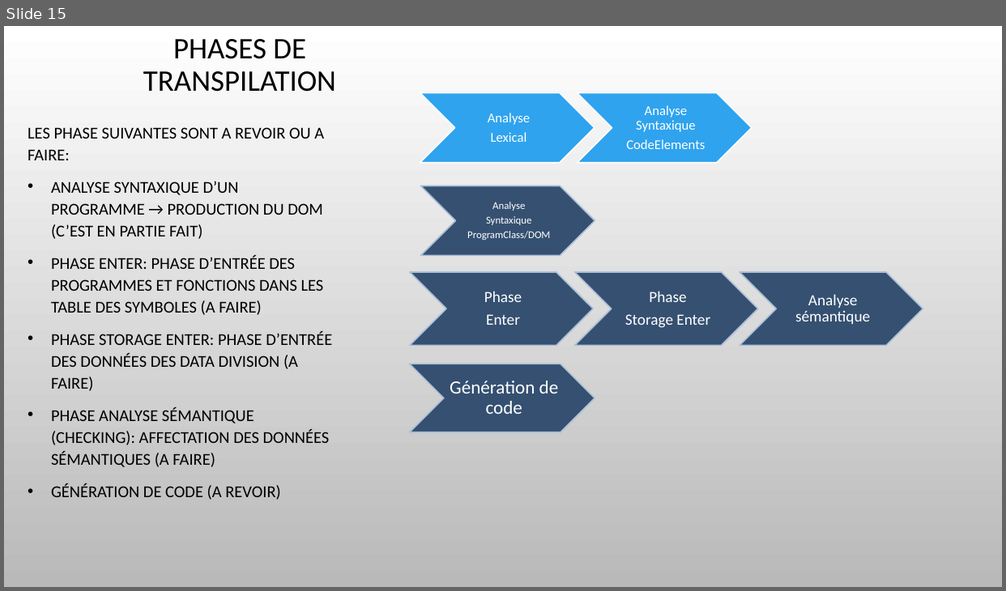
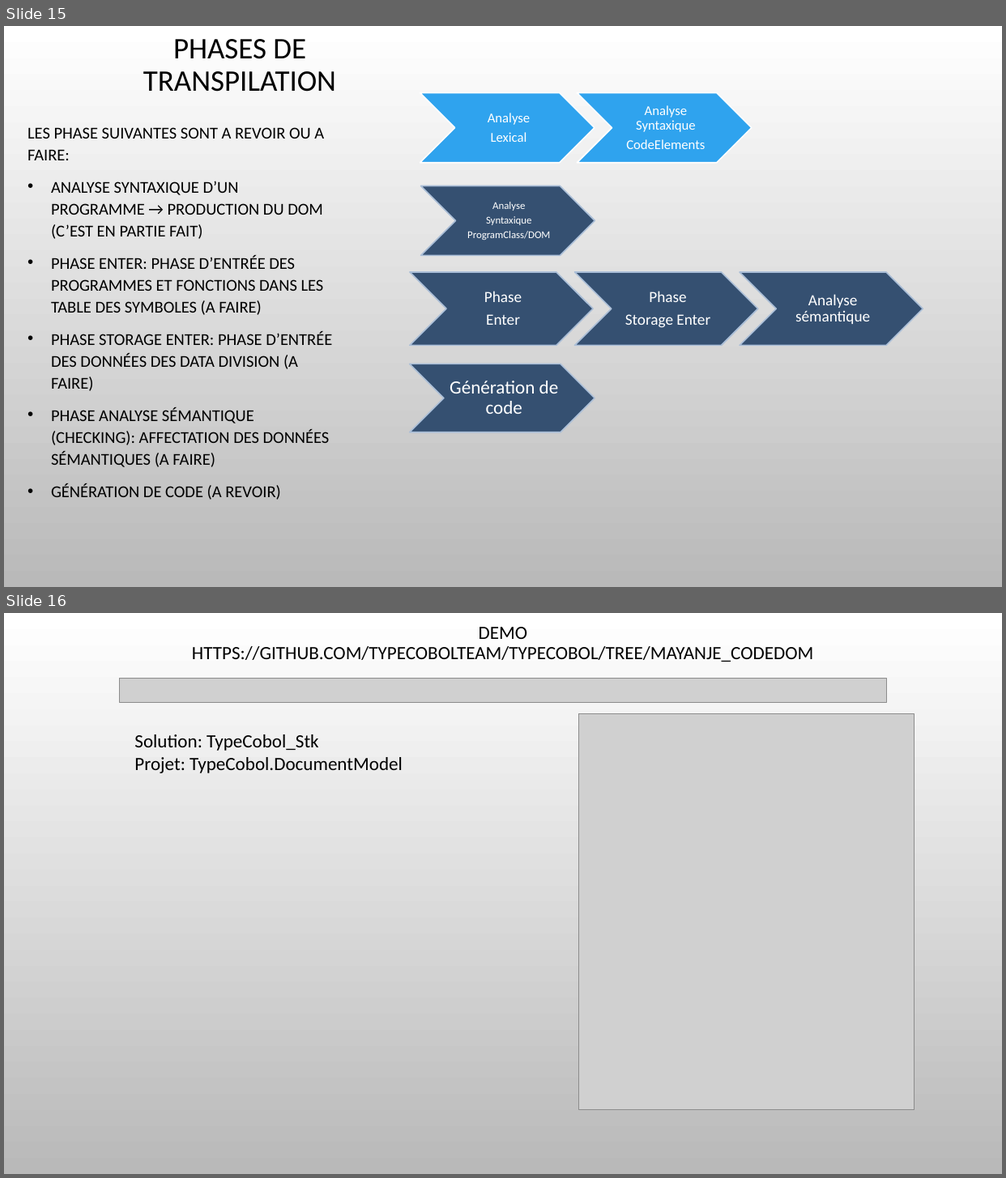
Before and after one commit to telkomops/TypeCobol, a slide deck: TypeCobol_Stk/TypeCobol.DocumentModel/Documents/POC TypeCOBOL DOM.pptx. Shown one above the other, each under a label of ours: slide 15 before the commit, slides 15 and 16 after it. The pictures are 1006x591 and 1006x1178 pixels, drawn with LibreOffice and Linux fonts; fonts in the diff are those of the drawing; grey boxes stand for pictures; background and template pictures are left out. Boxes give left, top, right and bottom in pixels: in the first picture for what was removed or moved away, otherwise in the second. Text is boxed around its words. In the diff, an @@ line names an element or a change of style, - is before the commit and + after.

Commit message:
#521: Updating presentation

```diff
--- a/TypeCobol_Stk/TypeCobol.DocumentModel/Documents/POC TypeCOBOL DOM.pptx
+++ b/TypeCobol_Stk/TypeCobol.DocumentModel/Documents/POC TypeCOBOL DOM.pptx
@@ slide 16 added at bbox=[4, 613, 1002, 1174], background picture (left out) @@
@@ title added at bbox=[192, 627, 813, 662], 18 pt, text #000000 @@
+DEMO
+HTTPS://GITHUB.COM/TYPECOBOLTEAM/TYPECOBOL/TREE/MAYANJE_CODEDOM
@@ picture added at bbox=[119, 678, 887, 702] @@
@@ picture added at bbox=[579, 713, 914, 1110] @@
@@ text added at bbox=[134, 735, 403, 773], 18 pt, text #000000 @@
+Solution: TypeCobol_Stk
+Projet: TypeCobol.DocumentModel
```
Also in this commit, not shown: 1 other file.
